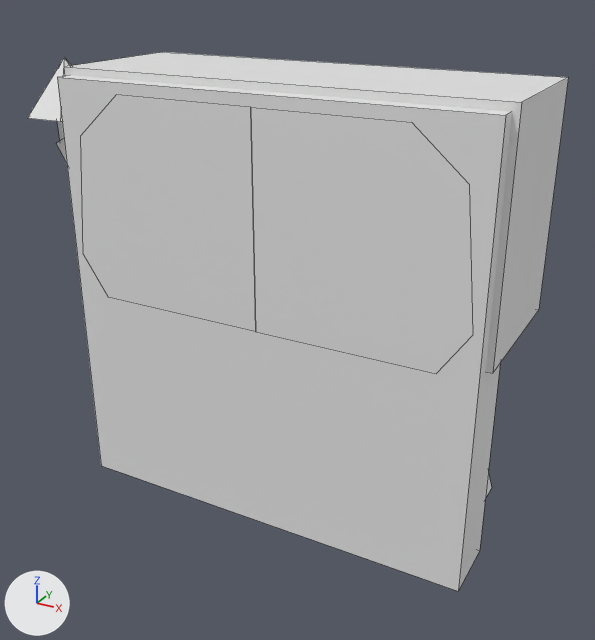
An edit to the FBX model Unity/AGA/Assets/Game/CastleGenerator/T1.Omino/FBX/CastleChunks/P2x2.005.fbx, drawn before and after from the same camera.
Both versions are drawn from a camera (50 mm lens) standing at (2.38, 19.74, 65.87) and looking at (-1.17, 26.2, 62.64). The lights are fixed; the arrows at lower left show +X, +Y and +Z. Mesh edges are drawn as thin lines. Where no turn or scale is listed for an object, it has been applied to the vertices.

Objects in the first picture: 'P2x2.005'.
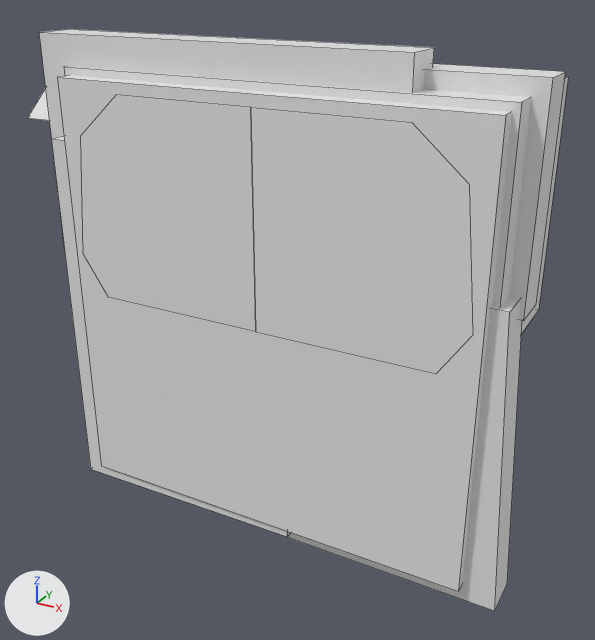
Patch to the scene script:
```diff
--- a/Unity/AGA/Assets/Game/CastleGenerator/T1.Omino/FBX/CastleChunks/P2x2.005.fbx.py
+++ b/Unity/AGA/Assets/Game/CastleGenerator/T1.Omino/FBX/CastleChunks/P2x2.005.fbx.py
@@ me_cube_002 @@
+me_cube_002.from_pydata(...)  # a box spanning x -1.75..1.75, y -0.19..0.19, z -1.0..1.0
@@ me_cube @@
+me_cube.from_pydata(...)  # a box spanning x -1.0..1.0, y -0.19..0.19, z -0.02..1.75
@@ me_cube_006 @@
+me_cube_006.from_pydata([(-1.0, -0.19, 1.75), (-1.0, -0.19, -1.75), (1.4, -0.19, 1.77), (1.4, -0.19, -1.72), (-1.0, 0.19, 1.75), (-1.0, 0.19, -1.75), (1.4, 0.19, 1.77), (1.4, 0.19, -1.72)], [], [(0, 1, 3, 2), (2, 3, 7, 6), (6, 7, 5, 4), (4, 5, 1, 0), (2, 6, 4, 0), (7, 3, 1, 5)])
@@ me_cube_003 @@
+me_cube_003.from_pydata([(1.0, -0.19, -0.02), (0.85, -0.19, 2.68), (-1.0, -0.19, -0.02), (-1.15, -0.19, 2.68), (1.0, 0.19, -0.02), (0.85, 0.19, 2.68), (-1.0, 0.19, -0.02), (-1.15, 0.19, 2.68)], [], [(0, 1, 3, 2), (2, 3, 7, 6), (6, 7, 5, 4), (4, 5, 1, 0), (2, 6, 4, 0), (7, 3, 1, 5)])
@@ ob_cube_260 @@
+ob_cube_260 = bpy.data.objects.new('Cube.260', me_cube_002)
+ob_cube_260.location = (-1.52, 25.52, 64.27)
@@ ob_cube @@
+ob_cube = bpy.data.objects.new('Cube', me_cube)
+ob_cube.location = (0.13, 25.73, 63.39)
@@ ob_cube_262 @@
+ob_cube_262 = bpy.data.objects.new('Cube.262', me_cube_006)
+ob_cube_262.location = (-2.12, 25.36, 62.64)
@@ ob_cube_261 @@
+ob_cube_261 = bpy.data.objects.new('Cube.261', me_cube_003)
+ob_cube_261.location = (0.25, 25.43, 60.86)
```

Location of each change, (x1, y1, x2, y2) in pixels of the pictures (595 x 640 px):
'Cube.260', added
    after: (39, 29, 434, 139)
'Cube.261', added
    after: (288, 296, 522, 611)
'Cube', added
    after: (424, 64, 566, 321)
'Cube.262', added
    after: (52, 136, 291, 537)
